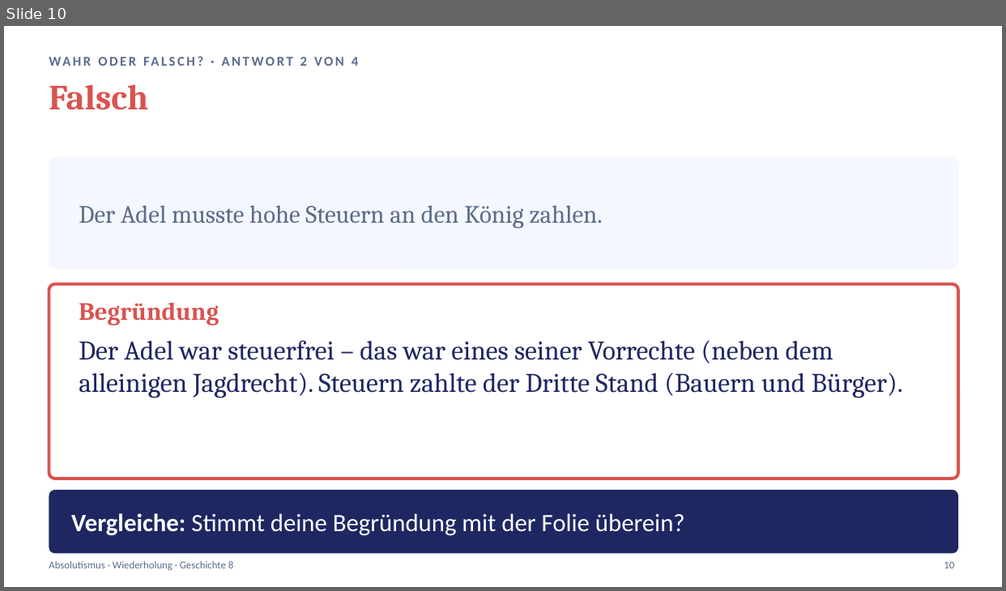
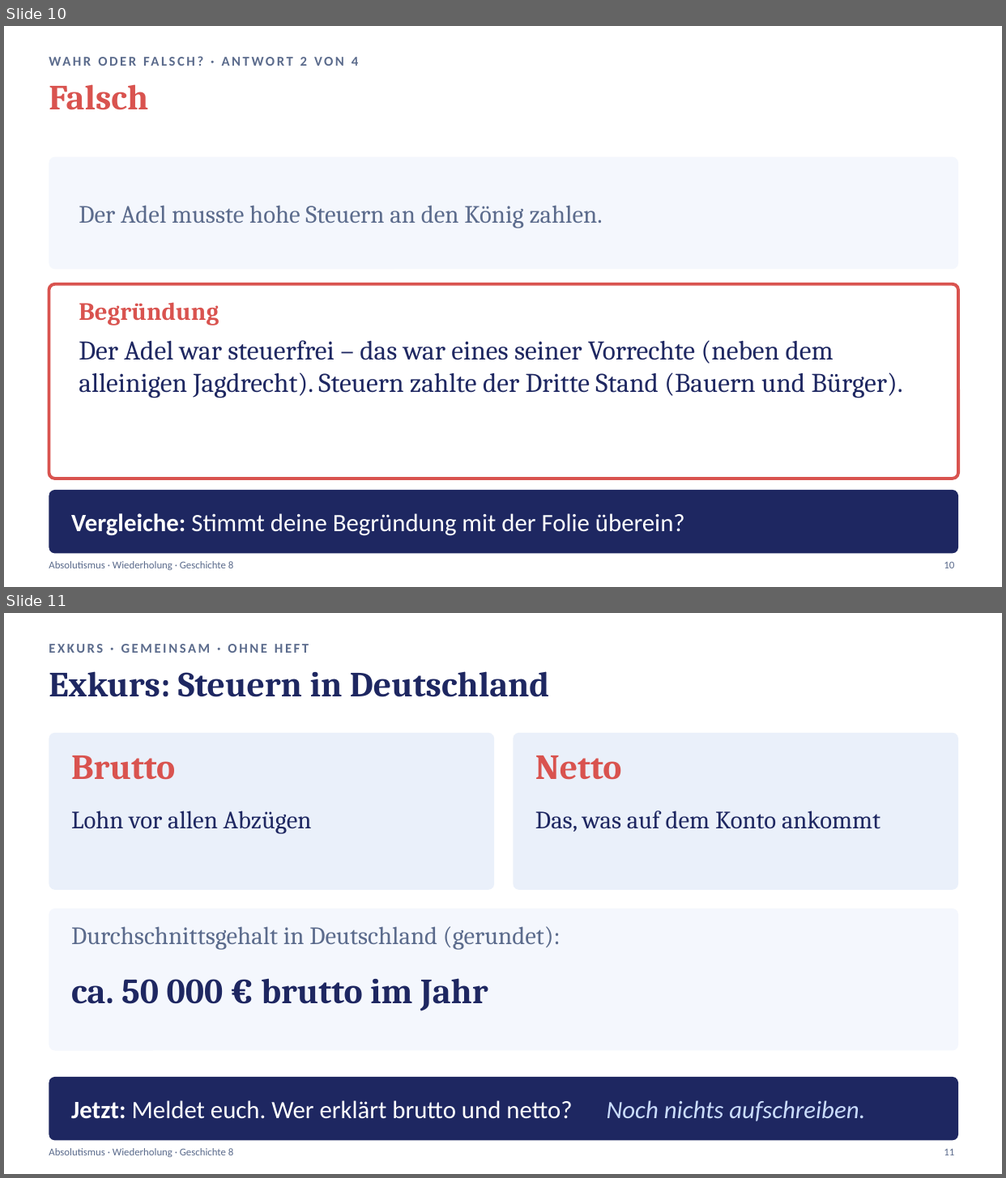
Before and after one commit to golzkonstantin-gif/Schule, a slide deck: Geschichte_8/Absolutismus_Wiederholung/Praesentation_Absolutismus_Wiederholung.pptx. Shown one above the other, each under a label of ours: slide 10 before the commit, slides 10 and 11 after it. The pictures are 1006x591 and 1006x1178 pixels, drawn with LibreOffice and Linux fonts; fonts in the diff are those of the drawing. Boxes give left, top, right and bottom in pixels: in the first picture for what was removed or moved away, otherwise in the second. Text is boxed around its words. In the diff, an @@ line names an element or a change of style, - is before the commit and + after.

```diff
--- a/Geschichte_8/Absolutismus_Wiederholung/Praesentation_Absolutismus_Wiederholung.pptx
+++ b/Geschichte_8/Absolutismus_Wiederholung/Praesentation_Absolutismus_Wiederholung.pptx
@@ slide 11 added at box(4, 613, 1002, 1174), background #FFFFFF @@
@@ text added at box(49, 644, 309, 653), 13 pt, text #5B6B8C, bold @@
+EXKURS · GEMEINSAM · OHNE HEFT
@@ text added at box(49, 671, 549, 697), 34 pt, text #1E2761, bold @@
+Exkurs: Steuern in Deutschland
@@ rounded rectangle added at box(49, 733, 494, 890), fill #EAF0FA @@
@@ rounded rectangle added at box(513, 733, 958, 890), fill #EAF0FA @@
@@ text added at box(71, 756, 175, 780), 34 pt, text #D9534F, bold @@
+Brutto
@@ text added at box(535, 756, 622, 780), 34 pt, text #D9534F, bold @@
+Netto
@@ text added at box(71, 811, 312, 834), 24 pt, text #1E2761 @@
+Lohn vor allen Abzügen
@@ text added at box(535, 811, 880, 832), 24 pt, text #1E2761 @@
+Das, was auf dem Konto ankommt
@@ rounded rectangle added at box(49, 909, 958, 1051), fill #F4F7FD @@
@@ text added at box(71, 926, 560, 950), 24 pt, text #5B6B8C @@
+Durchschnittsgehalt in Deutschland (gerundet):
@@ text added at box(71, 978, 488, 1012), 34 pt, text #1E2761, bold @@
+ca. 50 000 € brutto im Jahr
@@ rounded rectangle added at box(49, 1077, 958, 1141), fill #1E2761 @@
@@ text added at box(71, 1101, 865, 1122), 24 pt, text #FFFFFF @@
+Jetzt: Meldet euch. Wer erklärt brutto und netto? Noch nichts aufschreiben.
@@ text added at box(49, 1148, 233, 1157), 10 pt, text #5B6B8C @@
+Absolutismus · Wiederholung · Geschichte 8
@@ text added at box(944, 1149, 954, 1156), 10 pt, text #5B6B8C @@
+11
```
Also in this commit, not shown: 8 slides changed, 3 other slides added, 3 other files.
